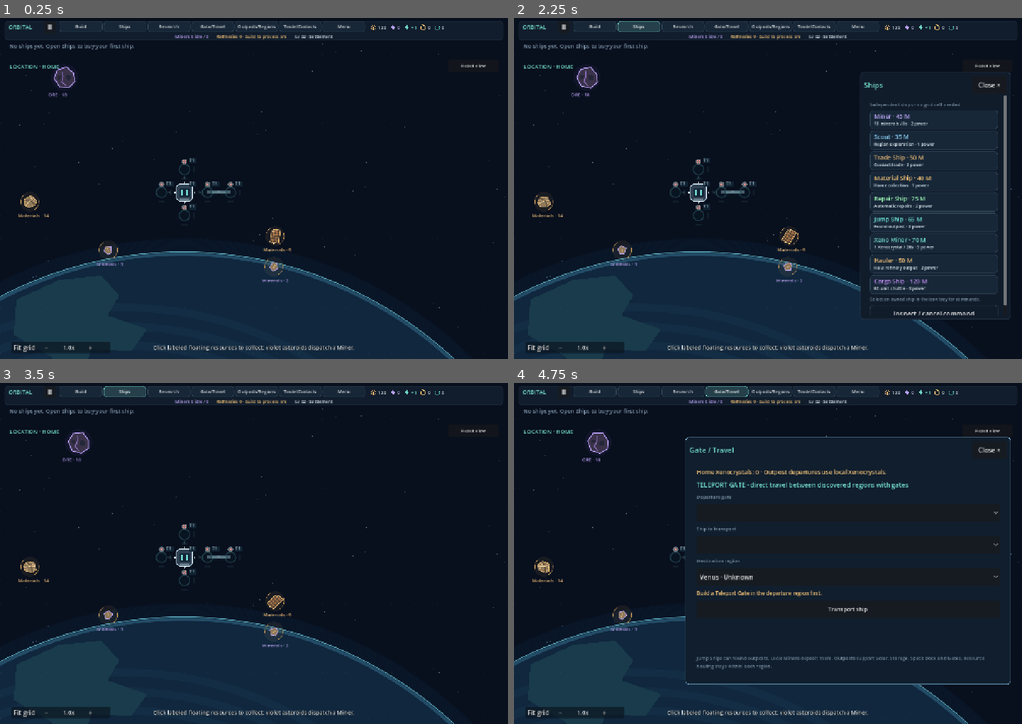
Above: before the commit, frames 1-4 (two rows, left to right).
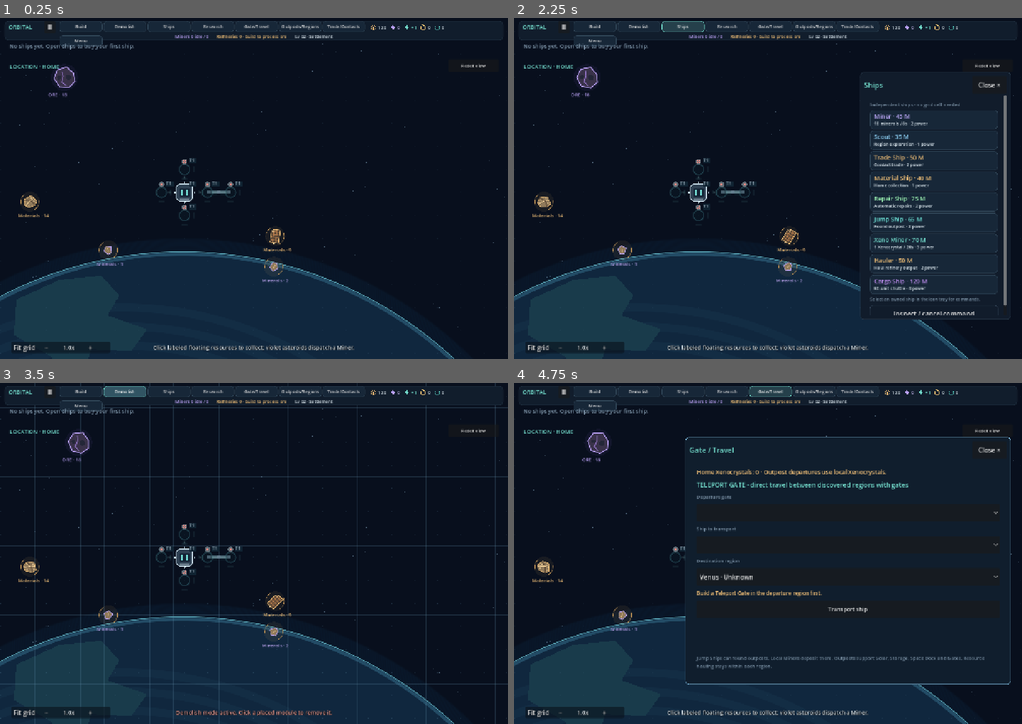
Above: after the commit, the same moments.

Repository: pidiman/orbital
Game: Godot game, scene res://orbital.tscn
The game is run twice, just before and just after one commit, with the same random seed, the same clock (stepped at 60 frames per second) and the same inputs.
Inputs (mouse positions are in pixels of both pictures, inside the frame that each line leads up to):
- Up to frame 1 (0.25 s): no input
- Up to frame 2 (2.25 s): click "Build" at 0.5 s; click (935, 324) at 1.25 s, where only the run before the commit has a clickable "Demolish mode"; click "Ships" at 2 s
- Up to frame 3 (3.5 s): click (127, 393) at 2.75 s, where only the run after the commit has a clickable "Demolish"
- Up to frame 4 (4.75 s): click "Research" at 3.5 s; click "Gate/Travel" at 4.25 s

The runs differ from the first frame. In frame 1, 0.3% of the frame differs, in the area x 11-71%, y 1-9%; in frame 2, 0.8%; in frame 3, 3.8%, in the area x 0-100%, y 0-100%; in frame 4, 0.8%.

Commit message:
Move Demolish mode toggle to a small button next to Build in top bar

Diff:
--- a/scripts/hud.gd
+++ b/scripts/hud.gd
@@ -33,6 +33,7 @@
 var grid_controls: HBoxContainer
 var grid_buttons: Dictionary = {}
 var menu_buttons: Dictionary = {}
+var demolish_top_button: Button
 var menu_panel: PanelContainer
 var settings_button: Button
 var footer_balance: Control
@@ -228,12 +229,6 @@
 		button.name = kind.capitalize() + "Button"
 		button.pressed.connect(func() -> void: choose(kind))
 		tool_buttons[kind] = button
-	var demolish_tool := Button.new()
-	demolish_tool.text = "Demolish mode"
-	demolish_tool.custom_minimum_size.y = 34
-	demolish_tool.tooltip_text = "Toggle this mode, then click one of your placed modules to demolish it."
-	demolish_tool.pressed.connect(func() -> void: choose("__demolish__"))
-	module_page.add_child(demolish_tool)
 	_build_ships_page()
 	_build_upgrade_page()
 	research_button = Button.new()
@@ -338,12 +333,22 @@
 	for id: String in tool_buttons:
 		tool_buttons[id].add_theme_stylebox_override("normal", _style(Color("1f3a3c") if id == selected else Color("172738"), CYAN if id == selected else Color("304557")))
 	tool_selected.emit(kind)
+	_refresh_demolish_button()
 	if kind == "__demolish__":
 		message("Demolish mode active. Click a placed module to remove it.", true)
 	elif kind.is_empty():
 		message("Click labeled floating resources to collect; violet asteroids dispatch a Miner.")
 	else:
 		message("%s selected. Click a green cell beside the station." % model.catalog[kind].name)
+
+func toggle_demolish_mode() -> void:
+	choose("" if selected == "__demolish__" else "__demolish__")
+
+func _refresh_demolish_button() -> void:
+	if not is_instance_valid(demolish_top_button): return
+	var active: bool = selected == "__demolish__"
+	demolish_top_button.add_theme_stylebox_override("normal", _style(Color("25404b") if active else Color("172738"), CYAN if active else Color("304557")))
+	demolish_top_button.add_theme_stylebox_override("hover", _style(Color("315463") if active else Color("25404b"), CYAN))
 
 func refresh() -> void:
 	build_model.recalculate()
@@ -875,7 +880,7 @@
 		label.mouse_filter = Control.MOUSE_FILTER_STOP
 	resource_bar.hide()
 	toolbar = GridContainer.new()
-	toolbar.columns = 7
+	toolbar.columns = 8
 	toolbar.add_theme_constant_override("h_separation", 3)
 	toolbar.add_theme_constant_override("v_separation", 8)
 	menu_scroll = ScrollContainer.new()
@@ -894,6 +899,16 @@
 		button.pressed.connect(func() -> void: open_menu(caption))
 		toolbar.add_child(button)
 		menu_buttons[caption] = button
+		if caption == "Build":
+			demolish_top_button = Button.new()
+			demolish_top_button.text = "Demolish"
+			demolish_top_button.custom_minimum_size.y = 28
+			demolish_top_button.size_flags_horizontal = Control.SIZE_EXPAND_FILL
+			demolish_top_button.add_theme_font_size_override("font_size", 11)
+			demolish_top_button.tooltip_text = "Toggle demolish mode, then click one of your placed modules."
+			demolish_top_button.pressed.connect(toggle_demolish_mode)
+			toolbar.add_child(demolish_top_button)
+			_refresh_demolish_button()
 	research_button.get_parent().remove_child(research_button)
 	research_button.queue_free()
 	research_button = menu_buttons["Research"]
